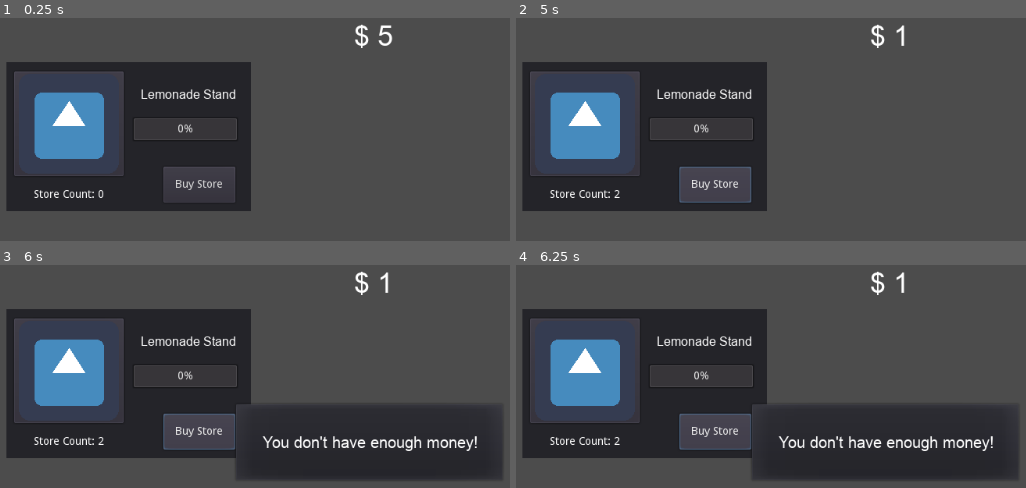
Above: before the commit, frames 1-4 (two rows, left to right).
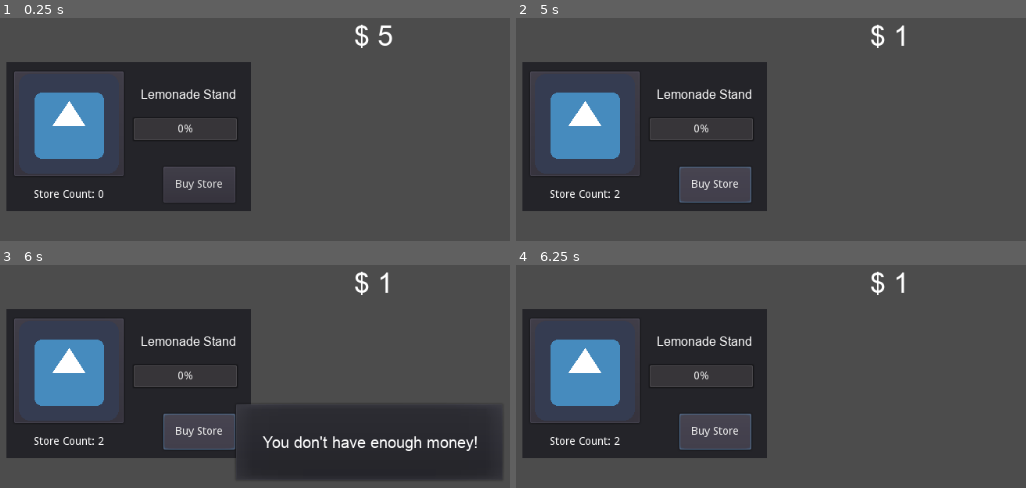
Above: after the commit, the same moments.

Repository: shawn220a/GodotIdleTycoon
Game: Godot game, scene res://store.tscn
The game is run twice, just before and just after one commit, with the same random seed, the same clock (stepped at 60 frames per second) and the same inputs. The engine's default icon, where the game draws it, is replaced by a stand-in: a white triangle on a blue panel in a dark square.
Inputs (mouse positions are in pixels of both pictures, inside the frame that each line leads up to):
- Up to frame 1 (0.25 s): no input
- Up to frame 2 (5 s): click "Buy Store" at 0.5 s; click (582, 122) at 1.25 s; click (582, 122) at 2 s; click "Buy Store" at 2.75 s; click (582, 122) at 3.5 s; click "Buy Store" at 4.25 s
- Up to frame 3 (6 s): tap Enter at 5 s; tap Space at 5.75 s
- Up to frame 4 (6.25 s): no input

Frames 1-3 are identical in both runs. In frame 4, 16% of the frame differs, in the area x 46-99%, y 63-97%.

Commit message:
Create timer to hide the popup

Diff:
--- a/store.gd
+++ b/store.gd
@@ -25,3 +25,5 @@
 		UpdateUI()
 	else:
 		$PopupDialog.popup()
+		yield(get_tree().create_timer(1), "timeout")
+		$PopupDialog.hide()
